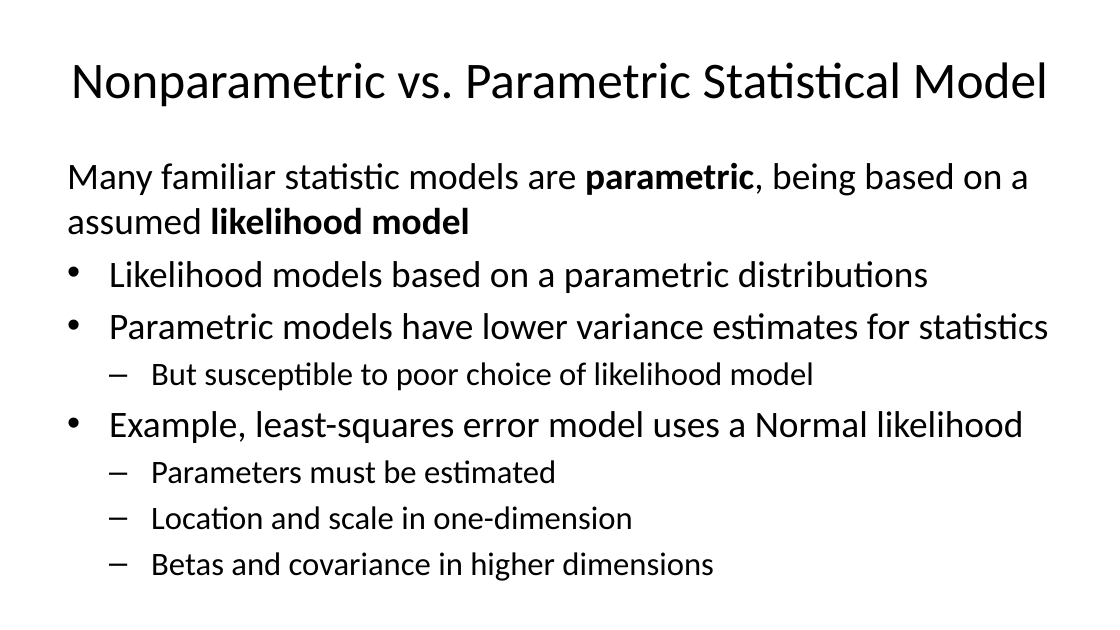
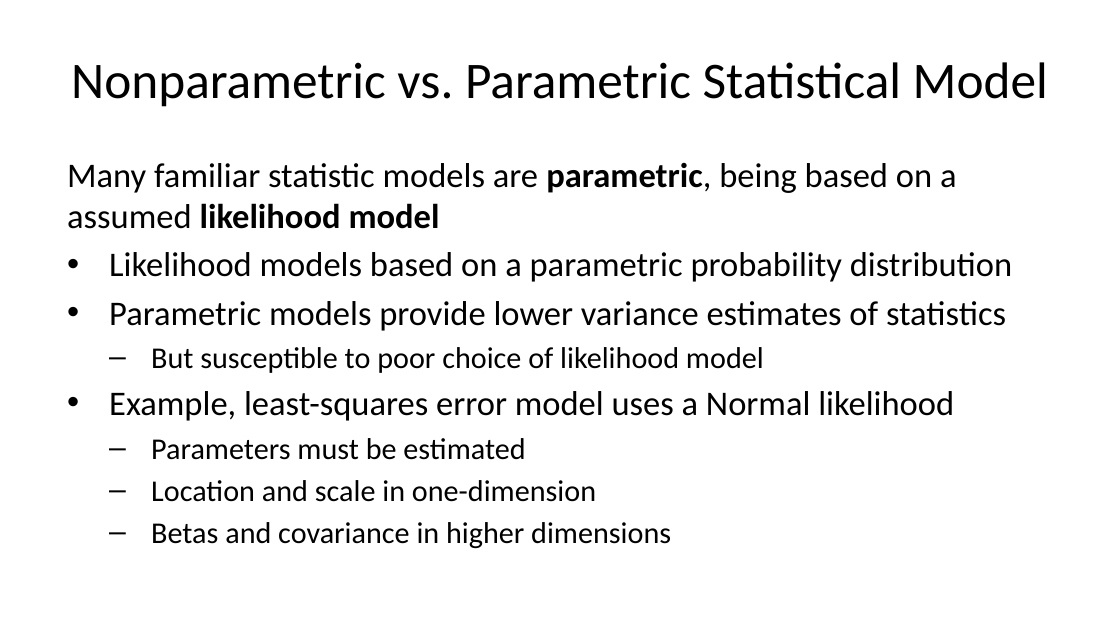
Before and after one commit to StephenElston/CSCI-E-83, a slide deck: slide 4 of LectureSlides/06b_IntroductionToBootstrap.pptx. Drawn at 1120x630 pixels with LibreOffice and Linux fonts; fonts in the diff are those of the drawing. Boxes give left, top, right and bottom in pixels: in the first picture for what was removed or moved away, otherwise in the second. Text is boxed around its words. In the diff, an @@ line names an element or a change of style, - is before the commit and + after.

```diff
--- a/LectureSlides/06b_IntroductionToBootstrap.pptx
+++ b/LectureSlides/06b_IntroductionToBootstrap.pptx
@@ text at <box>67,163,957,549</box>: size 24 to 22.2 pt in "Many familiar statistic models are parametric, being ...", "Example, least-squares error model uses a Normal ..."; size 21 to 19.4 pt in "But susceptible to poor choice of likelihood ...", "Parameters must be estimated", "Location and scale in one-dimension", "Betas and covariance in higher dimensions" @@
@@ text at <box>109,252,1012,331</box>: text changed; size 24 to 22.2 pt @@
-• Likelihood models based on a parametric distributions
-• Parametric models have lower variance estimates for statistics
+• Likelihood models based on a parametric probability distribution
+• Parametric models provide lower variance estimates of statistics
```
Also in this commit, not shown: 4 other slides changed, 1 other file.
